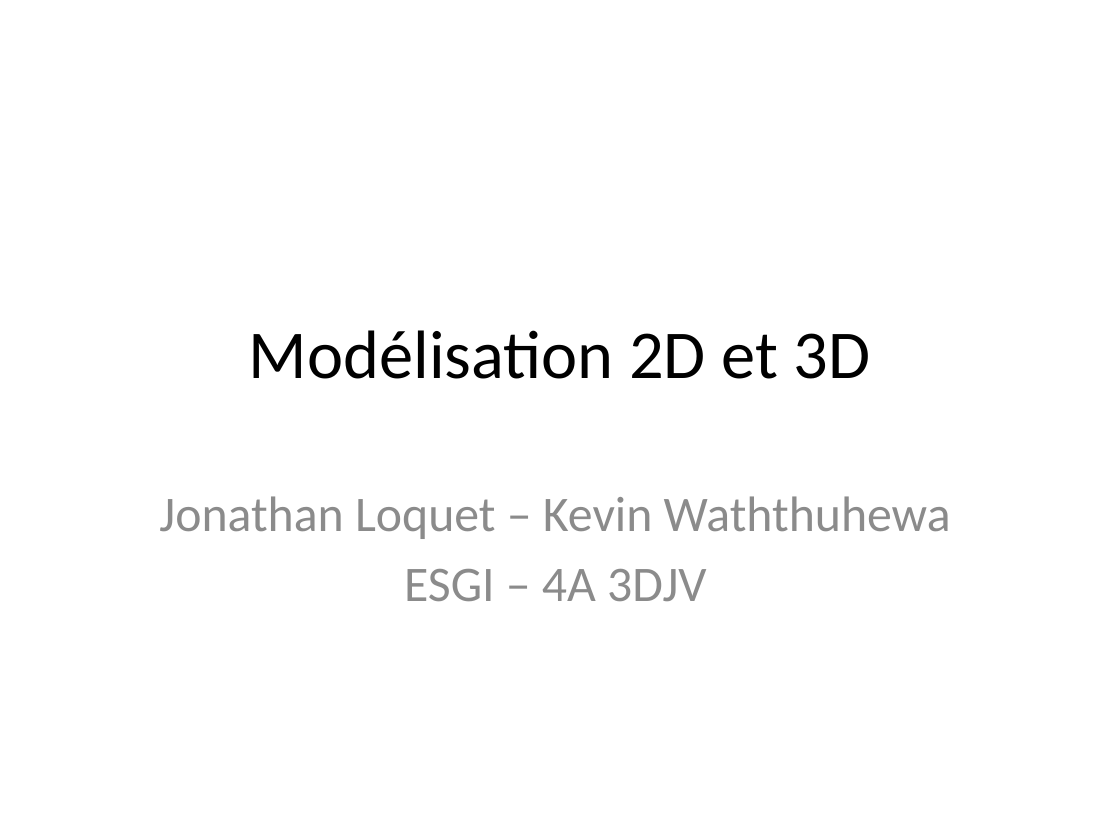
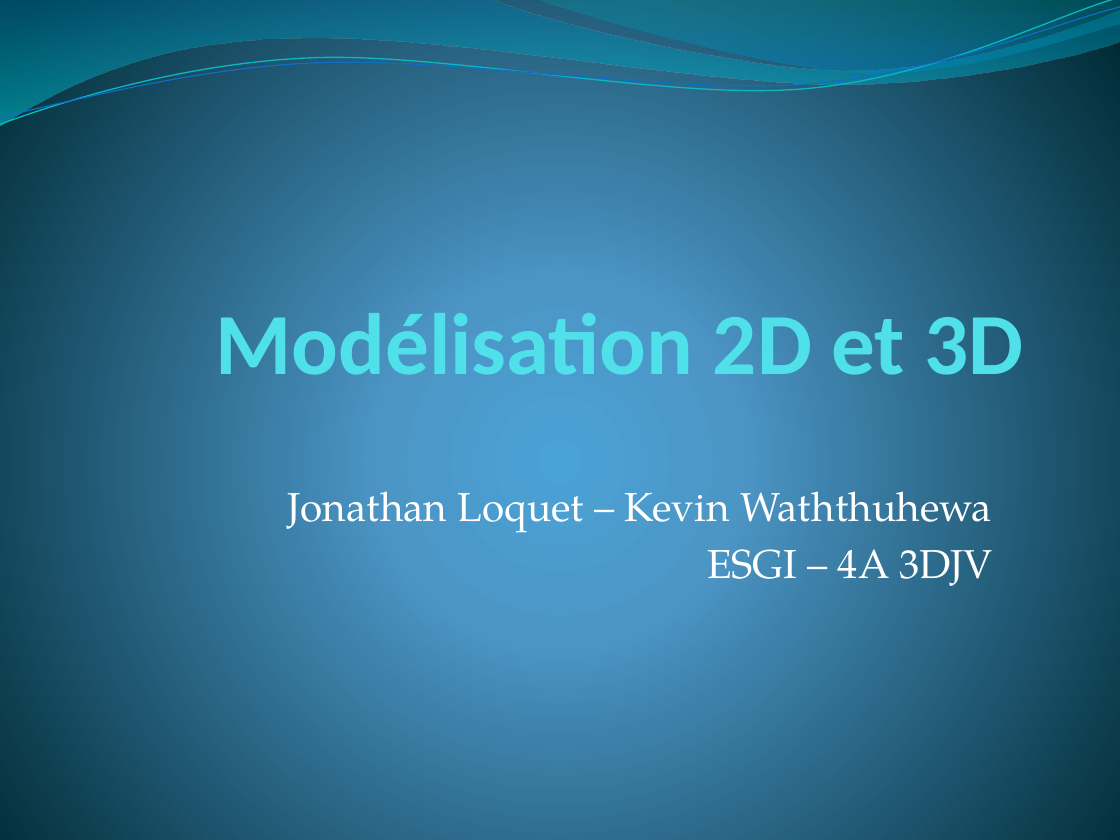
Before and after one commit to 3a-arthurkevin/Math-Modelisation-2D-3D, a slide deck: slide 1 of ProjetMathMod2D3D/PrésentationPartielMath.pptx. Drawn at 1120x840 pixels with LibreOffice and Linux fonts; fonts in the diff are those of the drawing. Boxes give left, top, right and bottom in pixels: in the first picture for what was removed or moved away, otherwise in the second. Text is boxed around its words. In the diff, an @@ line names an element or a change of style, - is before the commit and + after.

```diff
--- a/ProjetMathMod2D3D/PrésentationPartielMath.pptx
+++ b/ProjetMathMod2D3D/PrésentationPartielMath.pptx
@@ background #FFFFFF to gradient #4AA0D6 to #4C98C7 to #002C38 @@
@@ freeform shape added at <box>0,0,1120,127</box>, fill gradient #0074A1 to #00C6CF @@
@@ freeform shape added at <box>0,0,1120,131</box>, outline #0AB8BF 0.85 pt @@
@@ freeform shape added at <box>0,7,1120,125</box>, outline #0F6FC6 0.75 pt @@
@@ freeform shape added at <box>536,0,1120,77</box>, fill gradient #00A1A9 to #008BBF @@
@@ title "Modélisation 2D et 3D": place and size @@
-title "Modélisation 2D et 3D" at <box>249,330,871,379</box>
+title "Modélisation 2D et 3D" at <box>216,302,1024,395</box>
@@ title "Modélisation 2D et 3D" at <box>216,302,1024,395</box>: size 44 to 56 pt, text colour #000000 to #51E0EA, bold on; alignment centre to right; vertical alignment middle to bottom @@
@@ subtitle "Jonathan Loquet – Kevin Waththuhewa" at <box>287,479,993,586</box>: size 32 to 26 pt, font Calibri to TeX Gyre Pagella, text colour #8C8C8C to #FFFFFF; alignment centre to right; less space between paragraphs @@
```
Also in this commit, not shown: 4 other slides changed, 7 slides added, 1 slide removed, 5 other files.
